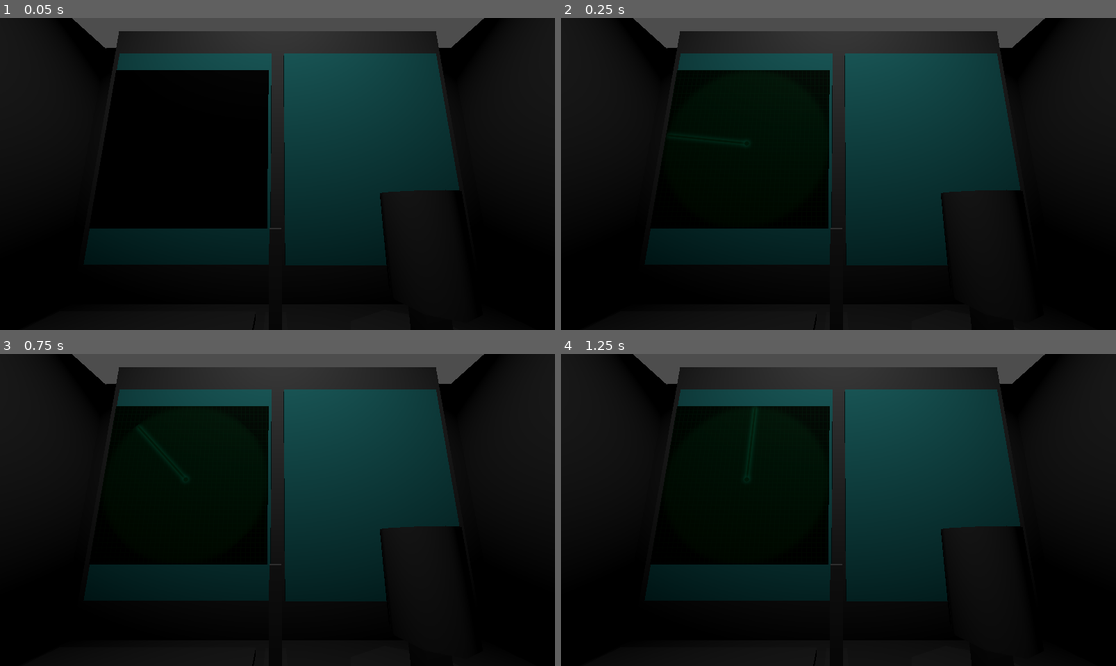
Above: before the commit, frames 1-4 (two rows, left to right).
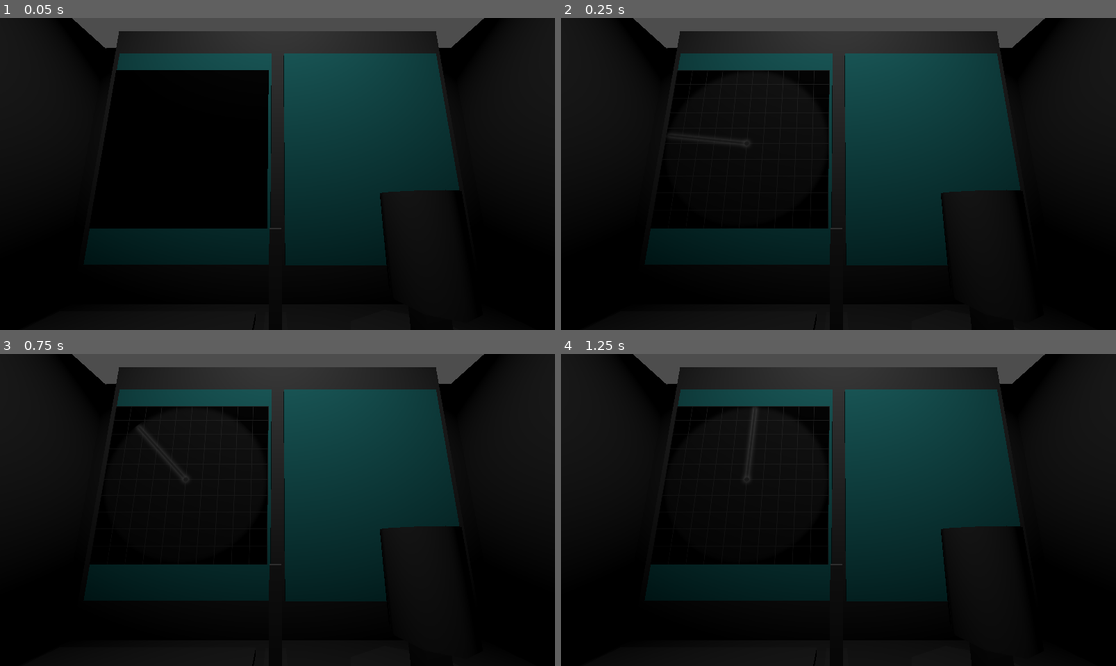
Above: after the commit, the same moments.

Repository: YamatoDev/L-Week-Project-2025
Game: Godot game, scene res://room.tscn
Two runs of this game, one before a commit and one after it. Both use one fixed random seed, a clock stepped at 60 frames per second and the inputs below.
Inputs (mouse positions are in pixels of both pictures, inside the frame that each line leads up to):
- Up to frame 1 (0.05 s): no input
- Up to frame 2 (0.25 s): no input
- Up to frame 3 (0.75 s): move the mouse to (399, 494) at 0.52 s; hold Tab (change_cam) from 0.53 s (still down); click (399, 494) at 0.67 s
- Up to frame 4 (1.25 s): keep holding Tab (change_cam)

Frame 1 is identical in both runs. In frame 2, 0.5% of the frame differs, in the area x 19-49%, y 16-43%; in frame 3, 0.6%, in the area x 24-49%, y 16-43%; in frame 4, 0.6%.

Commit message:
ehe bakshin bakshinnn, made pings actually a texture.

Diff:
--- a/scenes/asteroid.tscn
+++ b/scenes/asteroid.tscn
@@ -1,9 +1,13 @@
-[gd_scene load_steps=4 format=3 uid="uid://crvpnotk1y8s8"]
+[gd_scene load_steps=6 format=3 uid="uid://crvpnotk1y8s8"]
 
 [ext_resource type="Script" uid="uid://c5pevvt54cb85" path="res://scripts/asteroid.gd" id="1_akfqu"]
+[ext_resource type="Texture2D" uid="uid://clbjpxdnsrt4n" path="res://placeholders/BAKUSHIN.png" id="2_6mo6b"]
 
 [sub_resource type="SphereShape3D" id="SphereShape3D_0md28"]
 radius = 0.7
+
+[sub_resource type="StandardMaterial3D" id="StandardMaterial3D_t4se3"]
+albedo_texture = ExtResource("2_6mo6b")
 
 [sub_resource type="SphereMesh" id="SphereMesh_akfqu"]
 
@@ -19,4 +23,5 @@
 
 [node name="MeshInstance3D" type="MeshInstance3D" parent="."]
 transform = Transform3D(1.3, 0, 0, 0, 1.3, 0, 0, 0, 1.3, 0, 0, 0)
+material_override = SubResource("StandardMaterial3D_t4se3")
 mesh = SubResource("SphereMesh_akfqu")
--- a/scenes/radar.tscn
+++ b/scenes/radar.tscn
@@ -1,8 +1,8 @@
 [gd_scene load_steps=8 format=3 uid="uid://dcdij40ndv5cj"]
 
-[ext_resource type="Texture2D" uid="uid://djwwxeacbw3ue" path="res://textures/radarsweep.png" id="1_23uor"]
 [ext_resource type="Script" uid="uid://bbrkrlutqphwr" path="res://scripts/radar.gd" id="1_g0dnf"]
 [ext_resource type="Shader" uid="uid://byi5lg2ngi77s" path="res://shaders/radar_bg.gdshader" id="1_vnohn"]
+[ext_resource type="Texture2D" uid="uid://bgh1dnh2cxw2h" path="res://textures/radarsweep_white.png" id="3_g0dnf"]
 
 [sub_resource type="ViewportTexture" id="ViewportTexture_g0dnf"]
 viewport_path = NodePath("SubViewport")
@@ -15,10 +15,10 @@
 
 [sub_resource type="ShaderMaterial" id="ShaderMaterial_23uor"]
 shader = ExtResource("1_vnohn")
-shader_parameter/cell_size = 12.0
+shader_parameter/cell_size = 49.0
 shader_parameter/cell_spacing = 2.0
-shader_parameter/line_color = Color(2.58703e-07, 0.298356, 0.145828, 1)
-shader_parameter/bg_color = Color(3.24883e-07, 0.167231, 0.0645897, 1)
+shader_parameter/line_color = Color(0.43134, 0.43134, 0.43134, 1)
+shader_parameter/bg_color = Color(0, 0, 0, 1)
 
 [node name="Radar" type="Node3D" node_paths=PackedStringArray("radar_sweep", "viewport")]
 script = ExtResource("1_g0dnf")
@@ -53,4 +53,4 @@
 grow_horizontal = 2
 grow_vertical = 2
 pivot_offset = Vector2(256, 256)
-texture = ExtResource("1_23uor")
+texture = ExtResource("3_g0dnf")
--- a/scripts/radar.gd
+++ b/scripts/radar.gd
@@ -14,9 +14,9 @@
 func add_ping(x: float, y: float) -> void:
 	var ping = TextureRect.new()
 
-	ping.texture = load("res://textures/placeholder.tres")
+	ping.texture = load("res://textures/radar_ping.png")
 	ping.name = "RadarPing"
-	ping.size = Vector2(40, 40)
+	ping.size = Vector2(16, 16)
 
 	var center = viewport.size / 2
 	var ping_offset = ping.size / 2
--- /dev/null
+++ b/textures/radar_ping.tres
@@ -0,0 +1,3 @@
+[gd_resource type="ImageTexture" format=3 uid="uid://bkqy4lic8ygy4"]
+
+[resource]
Not shown: 1 places in room.tscn that only renumber resources
Binary file added: textures/radar_ping.png
Not shown, added: textures/radar_ping.png.import
Binary file added: textures/radarsweep_white.png
Not shown, added: textures/radarsweep_white.png.import
Not shown, added: textures/radarsweep_white.png3721314195.tmp
